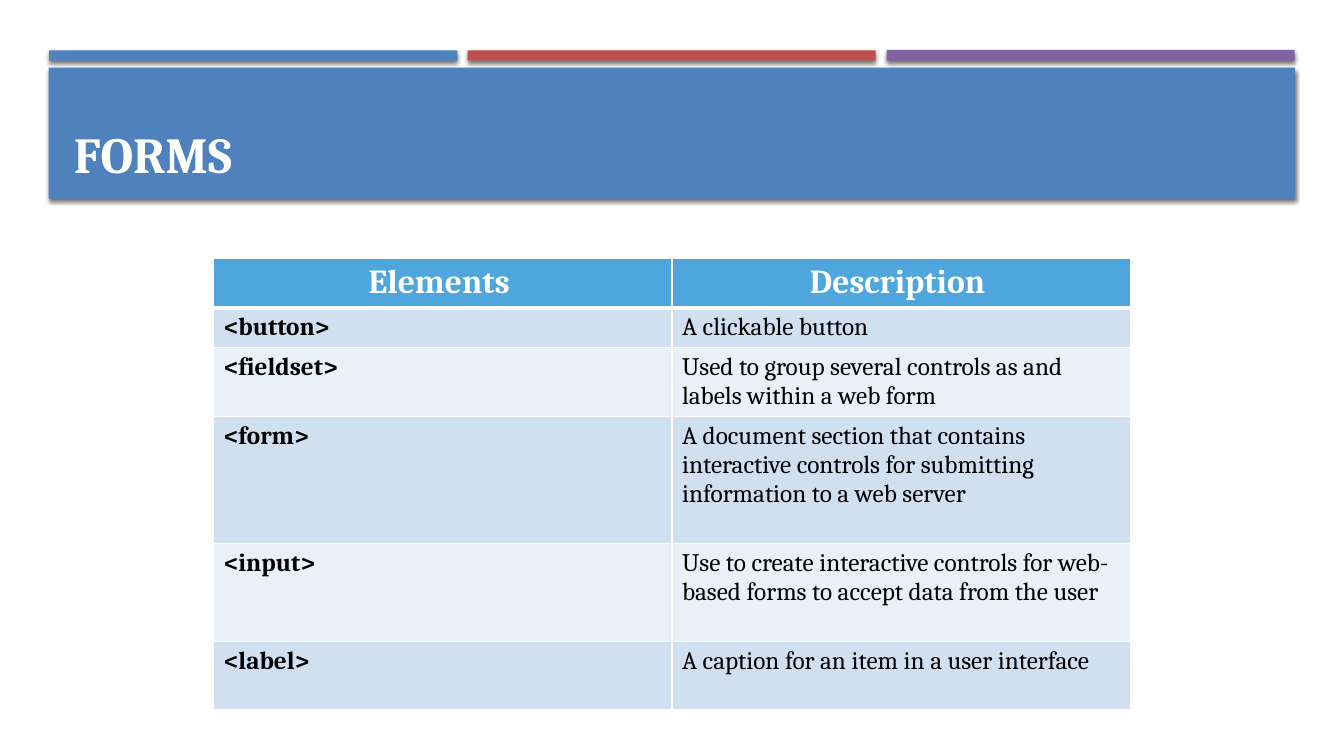
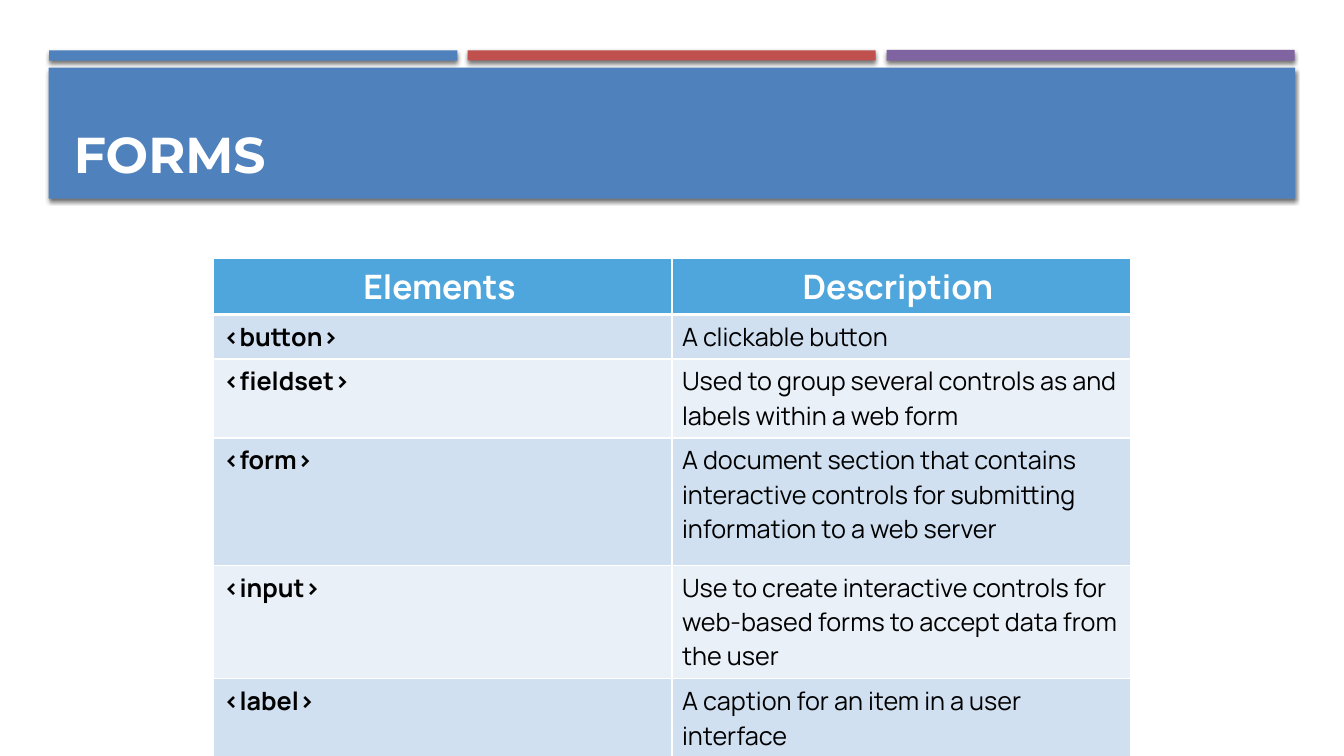
Before and after one commit to sunwaytechclub/2018-WebLaunch, a slide deck: slide 22 of slides.pptx (slide 23 before the commit). Drawn at 1344x756 pixels with LibreOffice and Linux fonts; fonts in the diff are those of the drawing. Boxes give left, top, right and bottom in pixels: in the first picture for what was removed or moved away, otherwise in the second. Text is boxed around its words. In the diff, an @@ line names an element or a change of style, - is before the commit and + after.

```diff
--- a/slides.pptx
+++ b/slides.pptx
@@ text "FORMS" at <box>74,137,266,174</box>: font Cambria to Montserrat @@
@@ table at <box>214,258,1131,750</box> @@
@@ font Cambria to Manrope @@
```
Also in this commit, not shown: 25 other slides changed, 1 slide removed, 1 other file.
